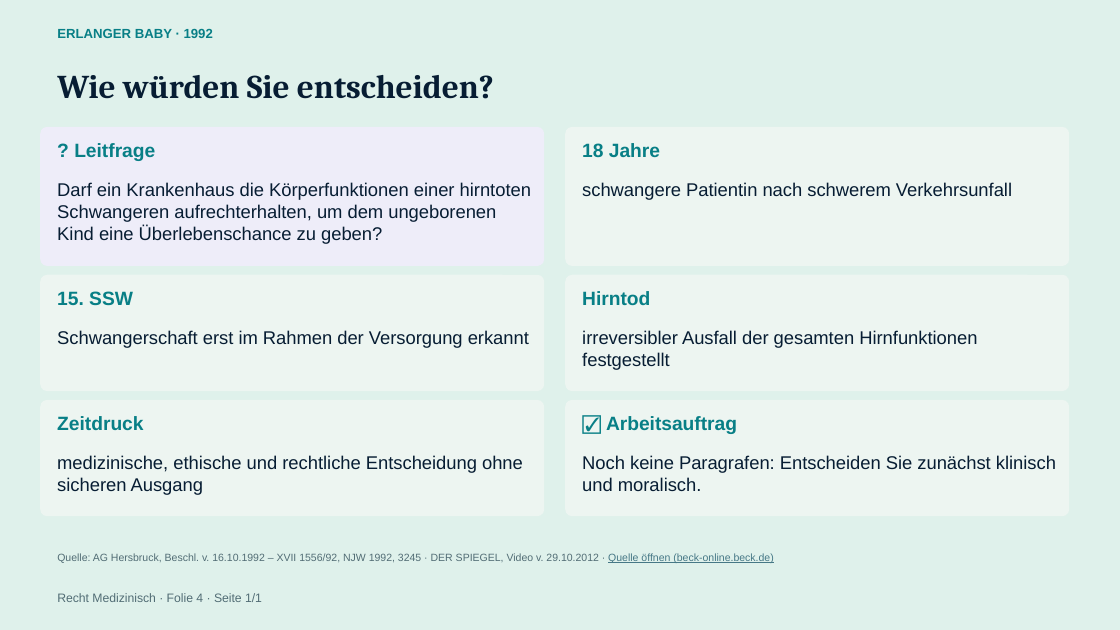
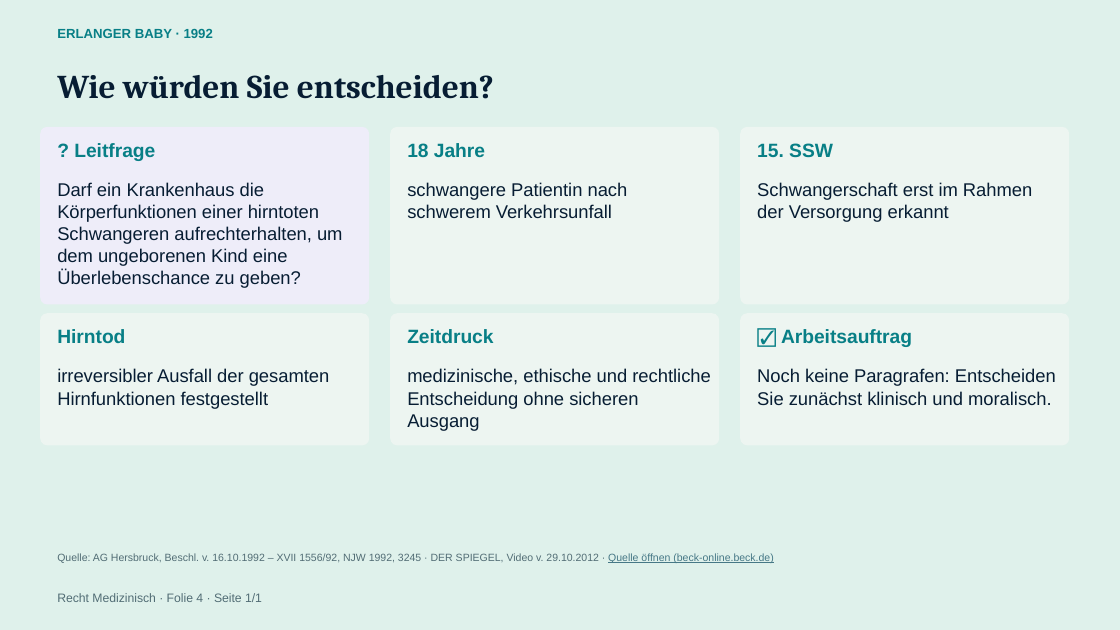
Before and after one commit to rechtmedizinisch/rechtmedizinisch.github.io, a slide deck: slide 4 of assets/downloads/Recht-Medizinisch-Einstieg.pptx. Drawn at 1120x630 pixels with LibreOffice and Linux fonts; fonts in the diff are those of the drawing. Boxes give left, top, right and bottom in pixels: in the first picture for what was removed or moved away, otherwise in the second. Text is boxed around its words. In the diff, an @@ line names an element or a change of style, - is before the commit and + after.

```diff
--- a/assets/downloads/Recht-Medizinisch-Einstieg.pptx
+++ b/assets/downloads/Recht-Medizinisch-Einstieg.pptx
@@ rounded rectangle: place and size @@
-rounded rectangle at [40, 127, 544, 266]
+rounded rectangle at [40, 127, 370, 304]
@@ rounded rectangle: place and size @@
-rounded rectangle at [565, 127, 1070, 266]
+rounded rectangle at [391, 127, 720, 304]
@@ text "18 Jahre": place and size @@
-text "18 Jahre" at [582, 143, 660, 157]
+text "18 Jahre" at [407, 143, 485, 157]
@@ proportions changed in 6 elements at [40, 127, 370, 304], [740, 313, 1070, 445], [391, 127, 720, 304], [391, 313, 720, 445], [40, 313, 370, 445], [740, 127, 1070, 304] @@
@@ rounded rectangle: place and size @@
-rounded rectangle at [40, 275, 544, 392]
+rounded rectangle at [740, 127, 1070, 304]
@@ text "15. SSW": place and size @@
-text "15. SSW" at [57, 291, 133, 305]
+text "15. SSW" at [757, 143, 833, 157]
@@ text "Darf ein Krankenhaus die Körperfunktionen ..." rewrapped from [57, 182, 531, 244] to [57, 182, 343, 288] @@
@@ text "schwangere Patientin nach schwerem Verkehrsunfall" rewrapped from [582, 182, 1012, 200] to [407, 182, 628, 218] @@
@@ text "Schwangerschaft erst im Rahmen der ..." rewrapped from [57, 330, 529, 348] to [757, 182, 1032, 222] @@
@@ rounded rectangle: place and size @@
-rounded rectangle at [565, 275, 1070, 392]
+rounded rectangle at [40, 313, 370, 445]
@@ text "Hirntod": place and size @@
-text "Hirntod" at [582, 291, 650, 305]
+text "Hirntod" at [57, 329, 125, 343]
@@ rounded rectangle: place and size @@
-rounded rectangle at [40, 400, 544, 517]
+rounded rectangle at [391, 313, 720, 445]
@@ text "Zeitdruck": place and size @@
-text "Zeitdruck" at [57, 416, 143, 430]
+text "Zeitdruck" at [407, 329, 493, 343]
@@ rounded rectangle: place and size @@
-rounded rectangle at [565, 400, 1070, 517]
+rounded rectangle at [740, 313, 1070, 445]
@@ text "☑ Arbeitsauftrag": place and size @@
-text "☑ Arbeitsauftrag" at [606, 416, 737, 434]
+text "☑ Arbeitsauftrag" at [781, 329, 912, 347]
@@ text "irreversibler Ausfall der gesamten Hirnfunktionen ..." rewrapped from [582, 330, 977, 370] to [57, 368, 330, 409] @@
@@ text "medizinische, ethische und rechtliche Entscheidung ..." rewrapped from [57, 455, 523, 495] to [407, 368, 711, 431] @@
@@ text "Noch keine Paragrafen: Entscheiden Sie ..." rewrapped from [582, 455, 1056, 491] to [757, 368, 1056, 405] @@
```
Also in this commit, not shown: 9 other slides changed, 1 slide removed, 9 other files.
